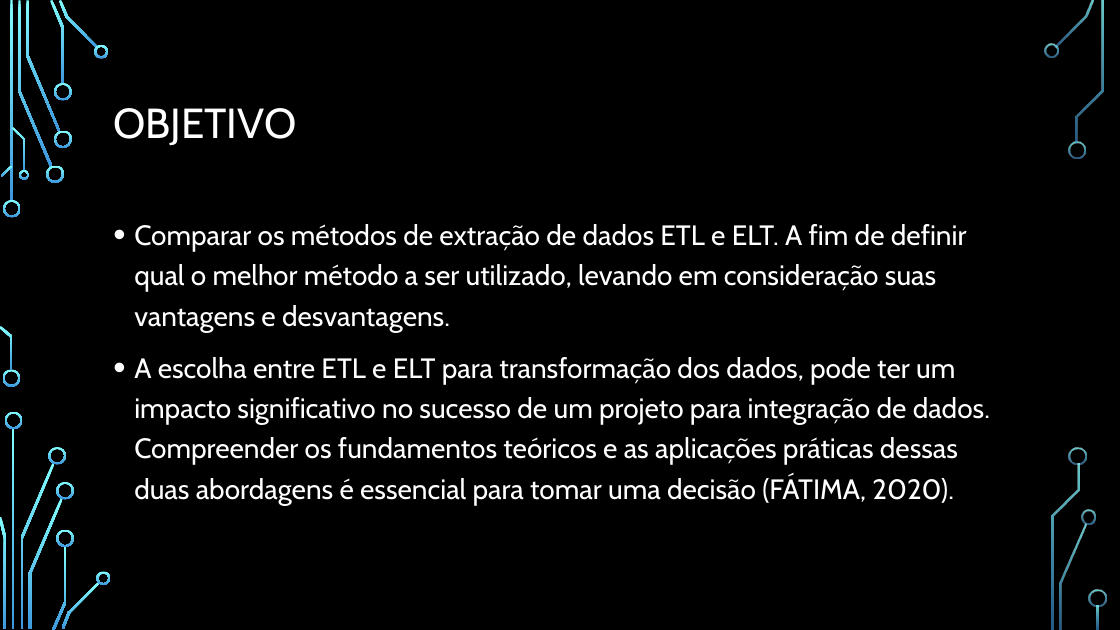
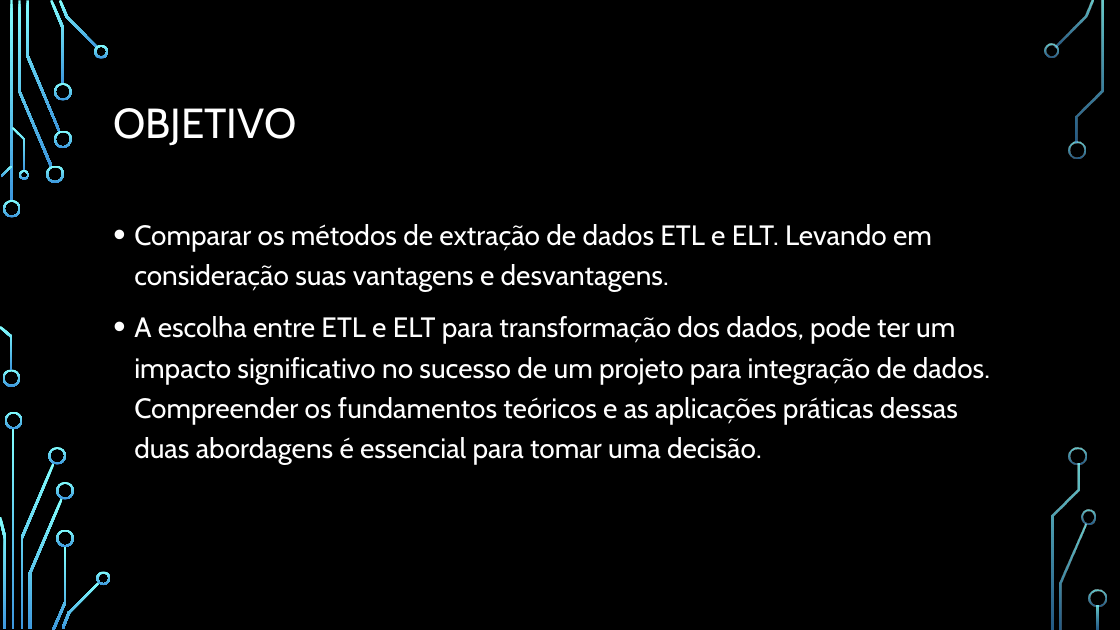
Before and after one commit to adsonb87/tcc, a slide deck: slide 3 of TCC/Resumo/Apresentação.pptx. Drawn at 1120x630 pixels with LibreOffice and Linux fonts; fonts in the diff are those of the drawing; background and template pictures are left out. Boxes give left, top, right and bottom in pixels: in the first picture for what was removed or moved away, otherwise in the second. Text is boxed around its words. In the diff, an @@ line names an element or a change of style, - is before the commit and + after.

```diff
--- a/TCC/Resumo/Apresentação.pptx
+++ b/TCC/Resumo/Apresentação.pptx
@@ text at (134, 224, 990, 465): text changed @@
-• Comparar os métodos de extração de dados ETL e ELT. A fim de definir qual o melhor método a ser utilizado, levando em consideração suas vantagens e desvantagens.
-• A escolha entre ETL e ELT para transformação dos dados, pode ter um impacto significativo no sucesso de um projeto para integração de dados. Compreender os fundamentos teóricos e as aplicações práticas dessas duas abordagens é essencial para tomar uma decisão (FÁTIMA, 2020).
+• Comparar os métodos de extração de dados ETL e ELT. Levando em consideração suas vantagens e desvantagens.
+• A escolha entre ETL e ELT para transformação dos dados, pode ter um impacto significativo no sucesso de um projeto para integração de dados. Compreender os fundamentos teóricos e as aplicações práticas dessas duas abordagens é essencial para tomar uma decisão.
```
Also in this commit, not shown: 19 other slides changed, 2 slides removed, 5 other files.
